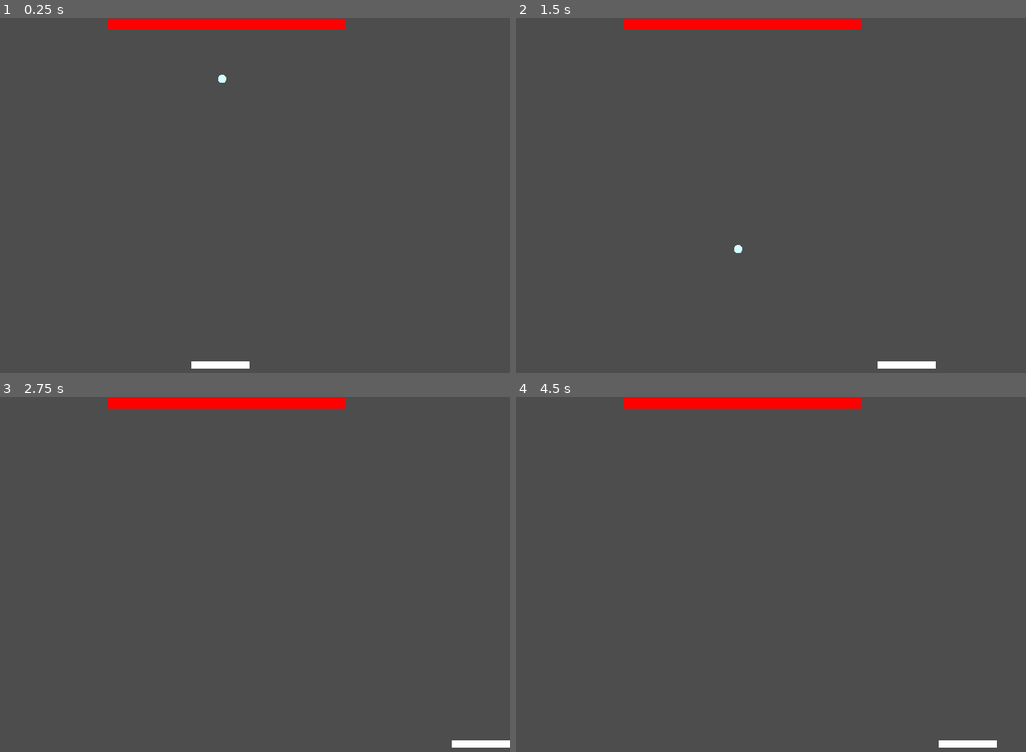
Above: before the commit, frames 1-4 (two rows, left to right).
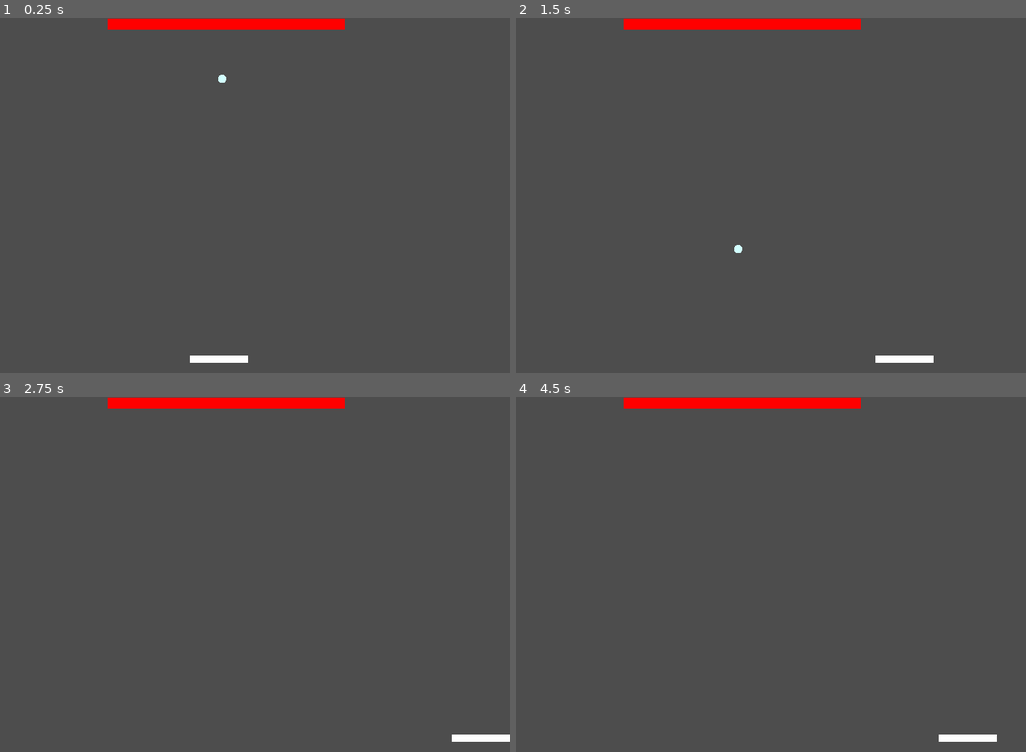
Above: after the commit, the same moments.

Repository: guillermoVicenteGonzalez/Arkanoid
Game: Godot game, scene res://levels/template/level_template.tscn
Same seed, same stepped clock (60 frames per second), same inputs: the game is played once before the commit and once after it. The project has no main scene, so this scene is started directly.
Inputs:
- Up to frame 1 (0.25 s): no input
- Up to frame 2 (1.5 s): hold Right (right) 0.53-1.28 s; hold A (left) from 1.28 s (still down)
- Up to frame 3 (2.75 s): release A (left) at 2.03 s; hold Right (right) from 2.03 s (still down)
- Up to frame 4 (4.5 s): tap Enter at 3.5 s; release Right (right) at 3.53 s; hold A (left) from 3.53 s (still down); tap Space at 4.25 s

The runs differ from the first frame. In frame 1, 0.4% of the frame differs, in the area x 37-49%, y 95-99%; in frame 2, 0.4%, in the area x 70-83%, y 95-99%; in frame 3, 0.4%; in frame 4, 0.4%.

Commit message:
wall bounces in the correct direction

Diff:
--- a/levelComponents/Ball/ball.gd
+++ b/levelComponents/Ball/ball.gd
@@ -89,9 +89,10 @@
 	if body is Player || body is Block:
 		direction *= -1
 
-	else:
+	elif body is Wall:
 		print_debug("wall")
-		#linear_velocity.x *= -1
+		if body.bounceDirection == Wall.BounceDirection.VERTICAL:
+			direction *= -1
 
 	if body is Block:
 		body.hit()
--- a/levelComponents/Ball/ball.tscn
+++ b/levelComponents/Ball/ball.tscn
@@ -9,7 +9,7 @@
 radius = 11.295
 
 [node name="Ball" type="RigidBody2D"]
-mass = 10.0
+mass = 0.001
 physics_material_override = SubResource("PhysicsMaterial_hei8f")
 gravity_scale = 0.0
 contact_monitor = true
--- a/levelComponents/Player/player.tscn
+++ b/levelComponents/Player/player.tscn
@@ -13,6 +13,7 @@
 size = Vector2(128, 16)
 
 [node name="player" type="CharacterBody2D" groups=["Player", "collidable"]]
+motion_mode = 1
 script = ExtResource("1_85ara")
 res = SubResource("Resource_pccwc")
 
--- a/levelComponents/Wall/wall.gd
+++ b/levelComponents/Wall/wall.gd
@@ -3,7 +3,13 @@
 
 const WALL_SCENE_PATH = "res://levelComponents/Wall/wall.tscn"
 
+enum BounceDirection{
+	HORIZONTAL,
+	VERTICAL
+}
+
 @export var size:Vector2 : set = setSize
+@export var bounceDirection:BounceDirection = BounceDirection.HORIZONTAL
 
 var _shape := RectangleShape2D.new()
 
--- a/levels/template/level.gd
+++ b/levels/template/level.gd
@@ -5,8 +5,12 @@
 
 var speed:float = 1
 var score:int = 0
+var _levelCenter:Vector2
+
+@onready var player: Player = %player
 
 func _ready() -> void:
+	_levelCenter = size / 2
 	initializeLevel()
 
 static func instantiateLevel(levelSize:Vector2)-> Level:
@@ -18,9 +22,8 @@
 func initializeLevel():
 	# Set dimensions (camera)
 	# Set player in the middle
-	# Set walls
+	player.global_position = Vector2(_levelCenter.x, size.y - 50)
 	createWalls(size)
-	# Set "goal"
 	# Set blocks
 	pass
 
@@ -47,6 +50,7 @@
 	var leftWall := Wall.instantiateWall(Vector2(0,0))
 	var rightWall := Wall.instantiateWall(Vector2(levelSize.x, 0))
 	var topWall := Wall.instantiateWall(Vector2(0,-1))
+	topWall.bounceDirection = Wall.BounceDirection.VERTICAL
 	var outOfBounds := OutOfBounds.instantiateOutOfBounds(Vector2(0,levelSize.y -1))
 
 	add_child(leftWall)
--- a/levels/template/level_template.tscn
+++ b/levels/template/level_template.tscn
@@ -9,8 +9,8 @@
 script = ExtResource("1_y4mds")
 
 [node name="player" parent="." instance=ExtResource("1_r67a2")]
+unique_name_in_owner = true
 position = Vector2(644, 764)
-motion_mode = 1
 
 [node name="Ball" parent="." instance=ExtResource("3_pjott")]
 position = Vector2(647, 64)
